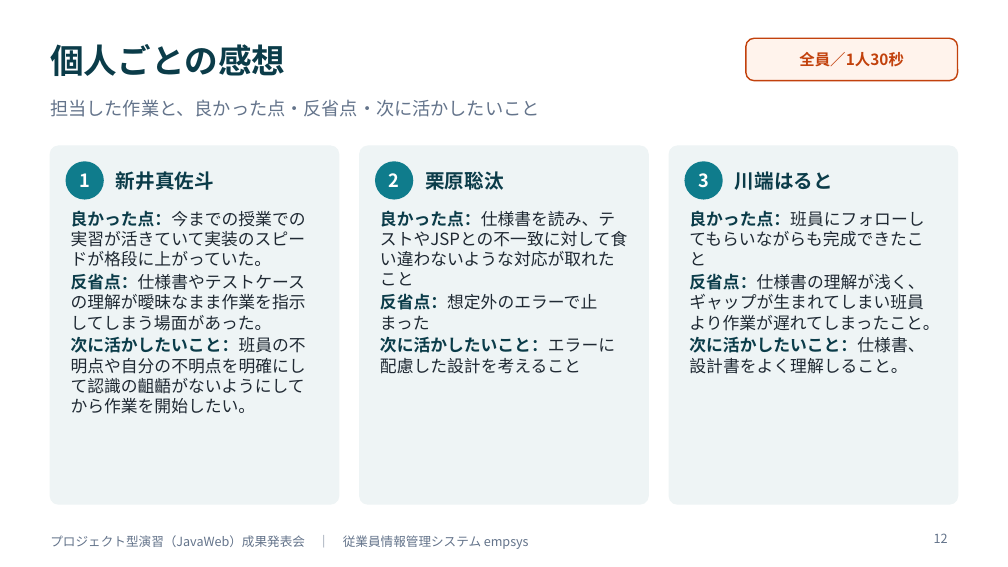
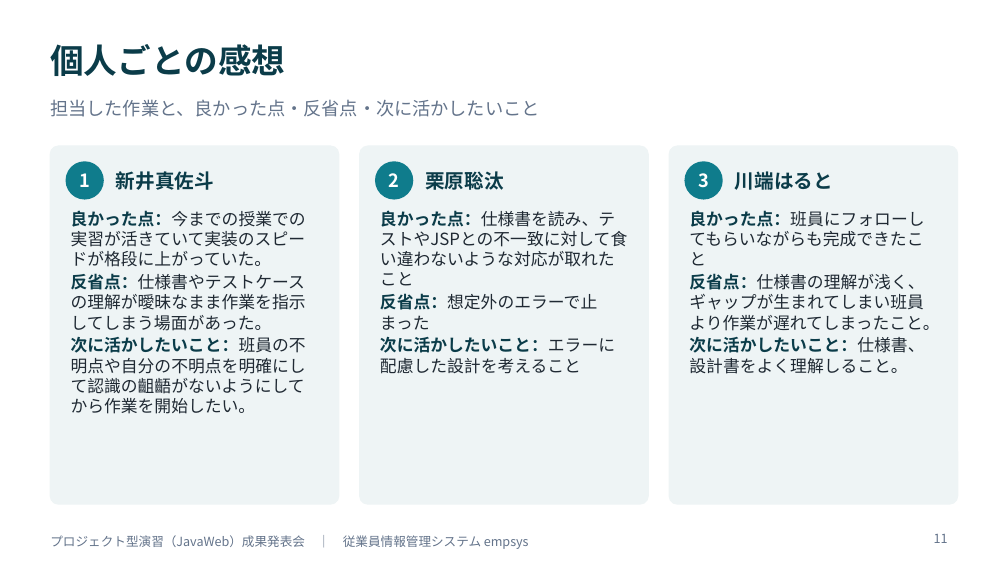
Before and after one commit to amasato1221/web_-application, a slide deck: slide 11 of 成果発表会資料_テンプレート.pptx (slide 12 before the commit). Drawn at 1008x567 pixels with LibreOffice and Linux fonts; fonts in the diff are those of the drawing. Boxes give left, top, right and bottom in pixels: in the first picture for what was removed or moved away, otherwise in the second. Text is boxed around its words. In the diff, an @@ line names an element or a change of style, - is before the commit and + after.

```diff
--- a/成果発表会資料_テンプレート.pptx
+++ b/成果発表会資料_テンプレート.pptx
@@ rounded rectangle removed at [746,38,958,81] @@
-全員／1人30秒
@@ page number at [934,534,948,543]: text changed @@
-12
+11
```
Also in this commit, not shown: 10 other slides changed, 1 slide removed, 6 other files.
